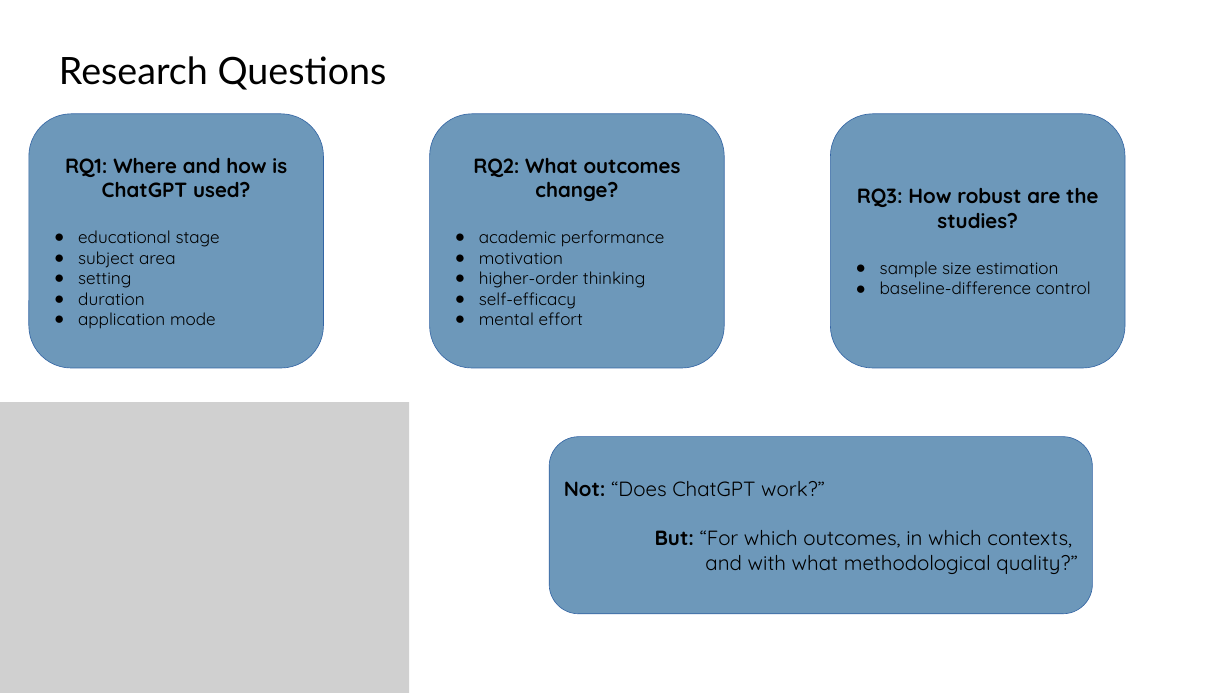
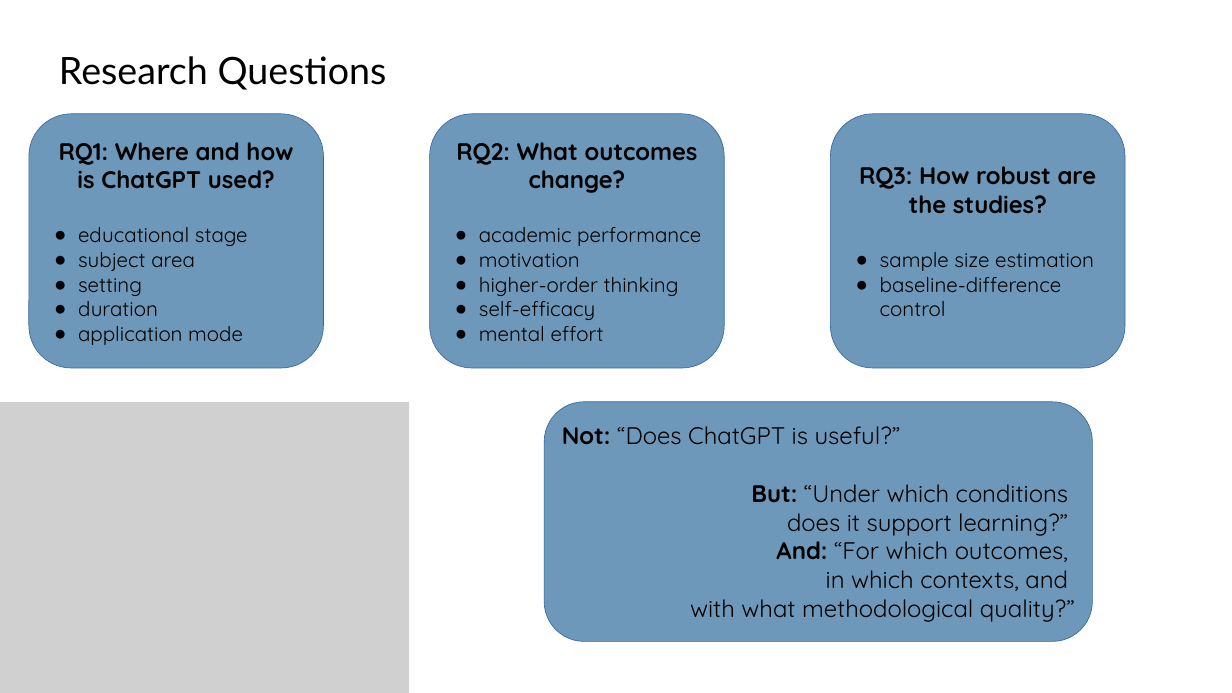
Before and after one commit to tinasophie15/tcpp_project_chatgpt_learning, a slide deck: slide 3 of Presentation.pptx. Drawn at 1232x693 pixels with LibreOffice and Linux fonts; fonts in the diff are those of the drawing; grey boxes stand for pictures. Boxes give left, top, right and bottom in pixels: in the first picture for what was removed or moved away, otherwise in the second. Text is boxed around its words. In the diff, an @@ line names an element or a change of style, - is before the commit and + after.

```diff
--- a/Presentation.pptx
+++ b/Presentation.pptx
@@ rounded rectangle "RQ1: Where and how is ..." at box(29, 114, 323, 368): size 24 to 28 pt in "RQ1: Where and how is ChatGPT used?"; size 20 to 24 pt in "educational stage", "subject area", "setting", "duration" and 1 more places @@
@@ rounded rectangle "RQ2: What outcomes change?" at box(429, 114, 724, 368): size 24 to 28 pt in "RQ2: What outcomes change?"; size 20 to 24 pt in "academic performance", "motivation", "higher-order thinking", "self-efficacy" and 1 more places @@
@@ rounded rectangle "RQ3: How robust are the ..." at box(830, 114, 1125, 368): size 24 to 28 pt in "RQ3: How robust are the studies?"; size 20 to 24 pt in "sample size estimation", "baseline-difference control" @@
@@ rounded rectangle "Not: “Does ChatGPT is useful?”": place and size @@
-rounded rectangle "Not: “Does ChatGPT is useful?”" at box(549, 437, 1093, 614)
+rounded rectangle "Not: “Does ChatGPT is useful?”" at box(544, 402, 1092, 641)
@@ text in rounded rectangle at box(562, 426, 1075, 622): text changed; size 24 to 28 pt @@
-Not: “Does ChatGPT work?”
-But: “For which outcomes, in which contexts,
-and with what methodological quality?”
+Not: “Does ChatGPT is useful?”
+But: “Under which conditions
+does it support learning?”
+And: “For which outcomes,
+in which contexts, and
+with what methodological quality?”
```
Also in this commit, not shown: 1 other slide changed, 3 other files.
